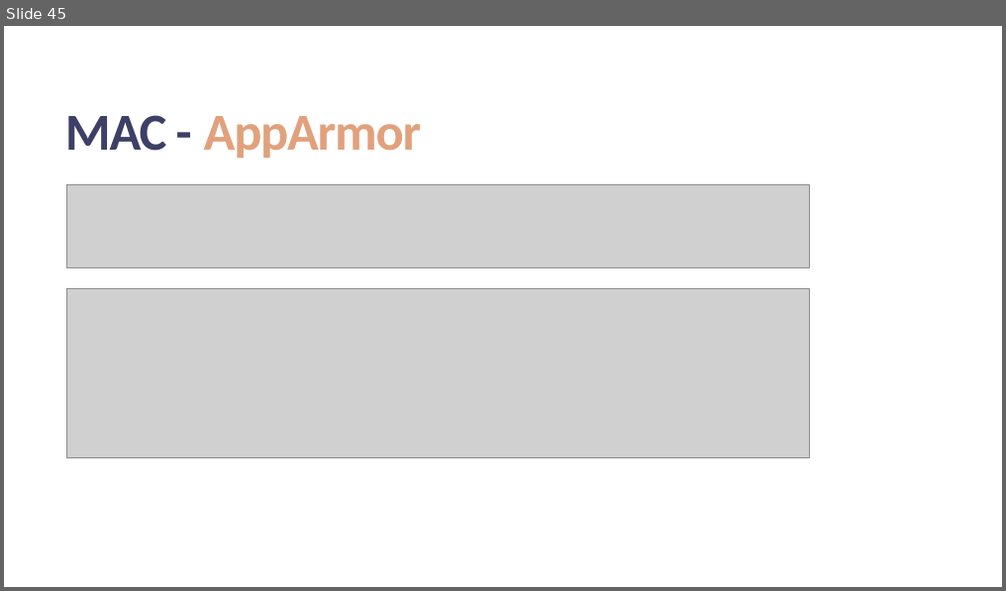
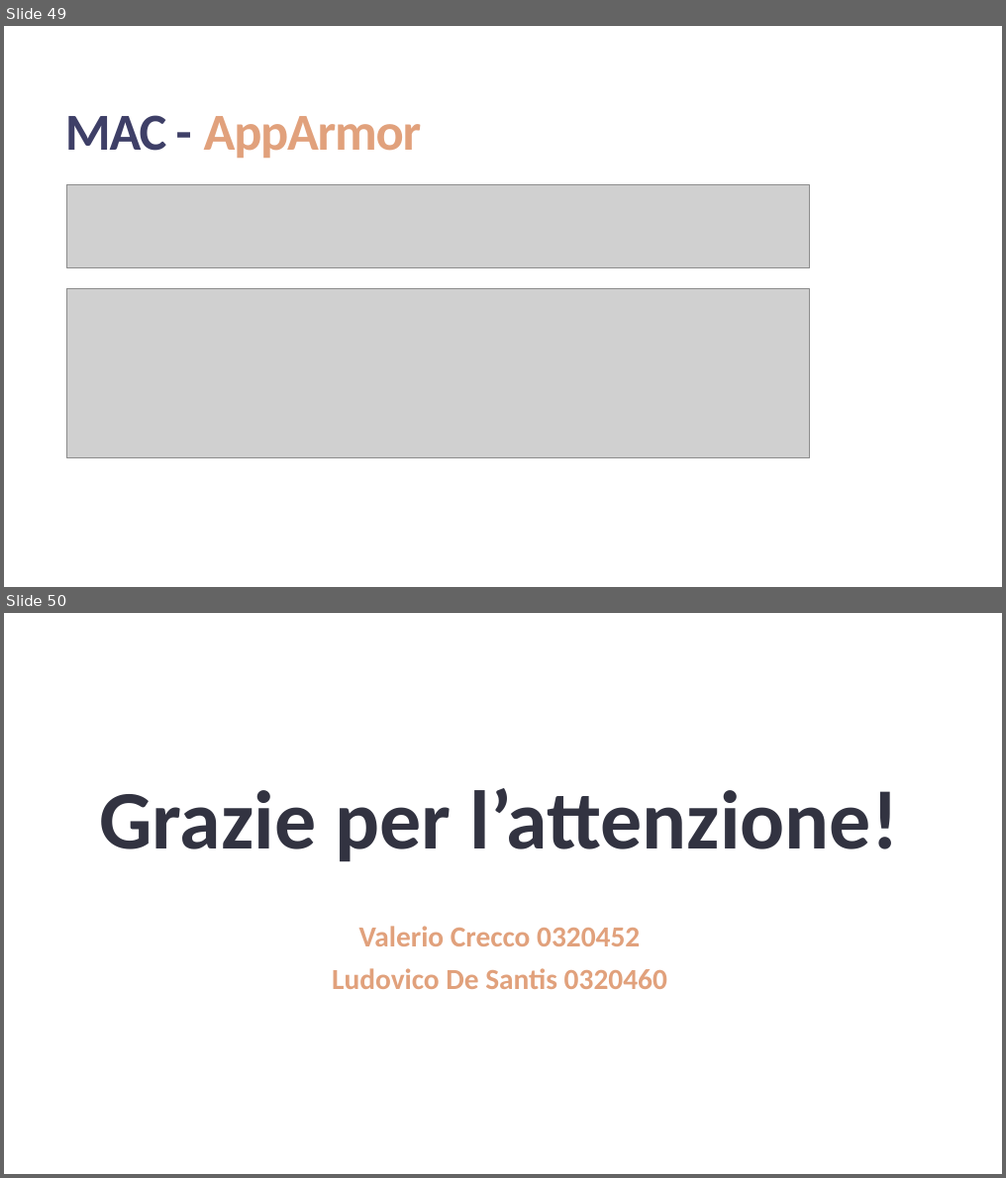
Before and after one commit to creccovalerio/NSD-Project, a slide deck: Presentazione_NSD.pptx. Shown one above the other, each under a label of ours: slide 45 before the commit, slides 49 and 50 after it. The pictures are 1006x591 and 1006x1178 pixels, drawn with LibreOffice and Linux fonts; fonts in the diff are those of the drawing; grey boxes stand for pictures. Boxes give left, top, right and bottom in pixels: in the first picture for what was removed or moved away, otherwise in the second. Text is boxed around its words. In the diff, an @@ line names an element or a change of style, - is before the commit and + after.

```diff
--- a/Presentazione_NSD.pptx
+++ b/Presentazione_NSD.pptx
@@ slide 50 added at (4, 613, 1002, 1174), background #FFFFFF @@
@@ text added at (99, 788, 899, 989), 28 pt, text #E1A17C, bold @@
+Grazie per l’attenzione!
+Valerio Crecco 0320452
+Ludovico De Santis 0320460
@@ what was slide 45 is now slide 49 @@
```
Also in this commit, not shown: 3 slides changed, 4 other slides added, 10 other files.
